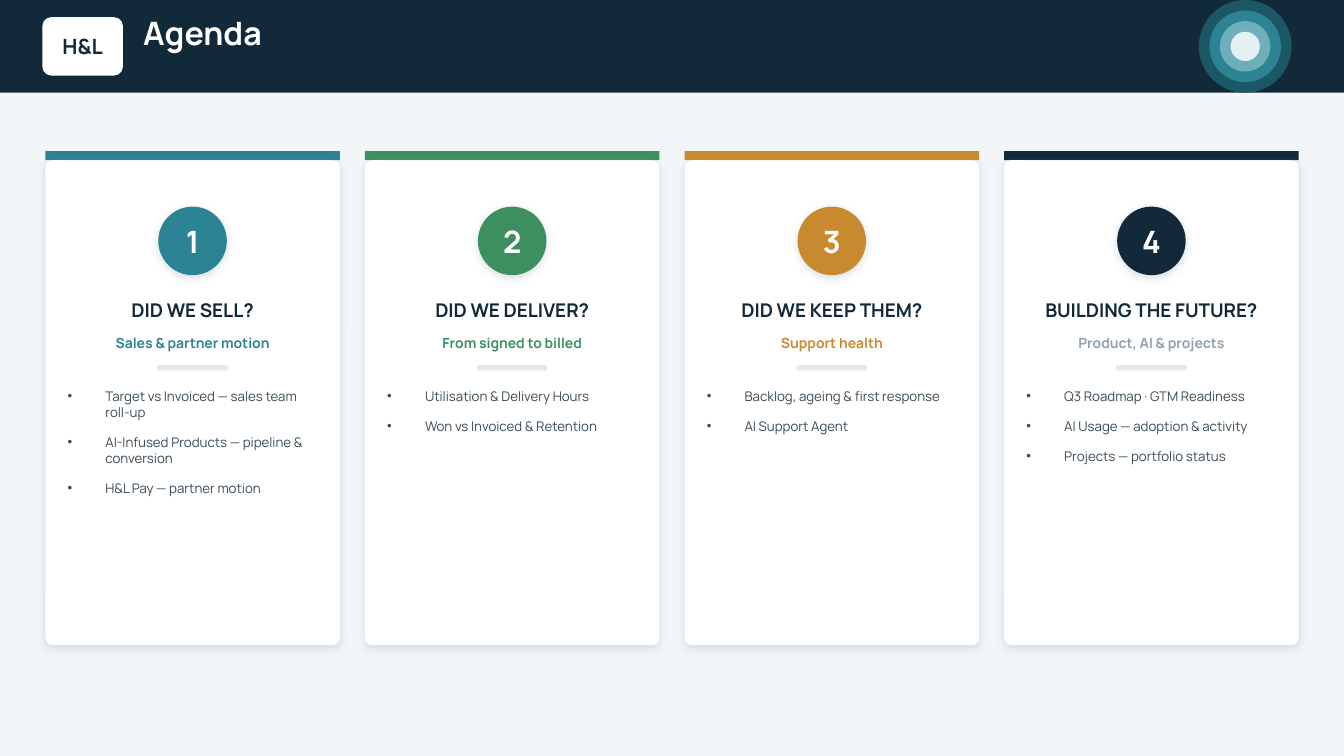
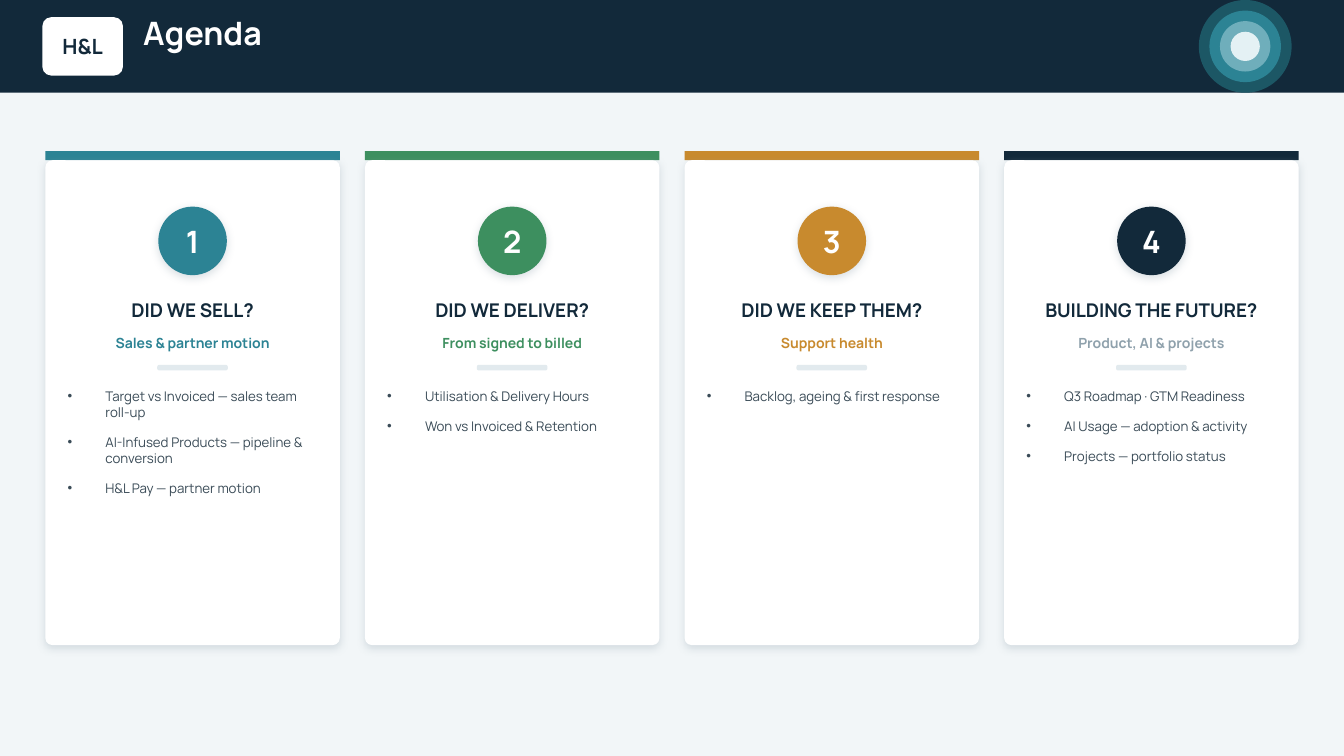
Before and after one commit to ihorner-hl/leadership-reporting, a slide deck: slide 2 of exec-deck/output/H&L Weekly Update - WC 14 Sep 2026.pptx. Drawn at 1344x756 pixels with LibreOffice and Linux fonts; fonts in the diff are those of the drawing. Boxes give left, top, right and bottom in pixels: in the first picture for what was removed or moved away, otherwise in the second. Text is boxed around its words. In the diff, an @@ line names an element or a change of style, - is before the commit and + after.

```diff
--- a/exec-deck/output/H&L Weekly Update - WC 14 Sep 2026.pptx
+++ b/exec-deck/output/H&L Weekly Update - WC 14 Sep 2026.pptx
@@ text at [745,421,848,435]: paragraph removed @@
-• AI Support Agent
```
Also in this commit, not shown: 8 other slides changed, 2 slides removed, 9 other files.
